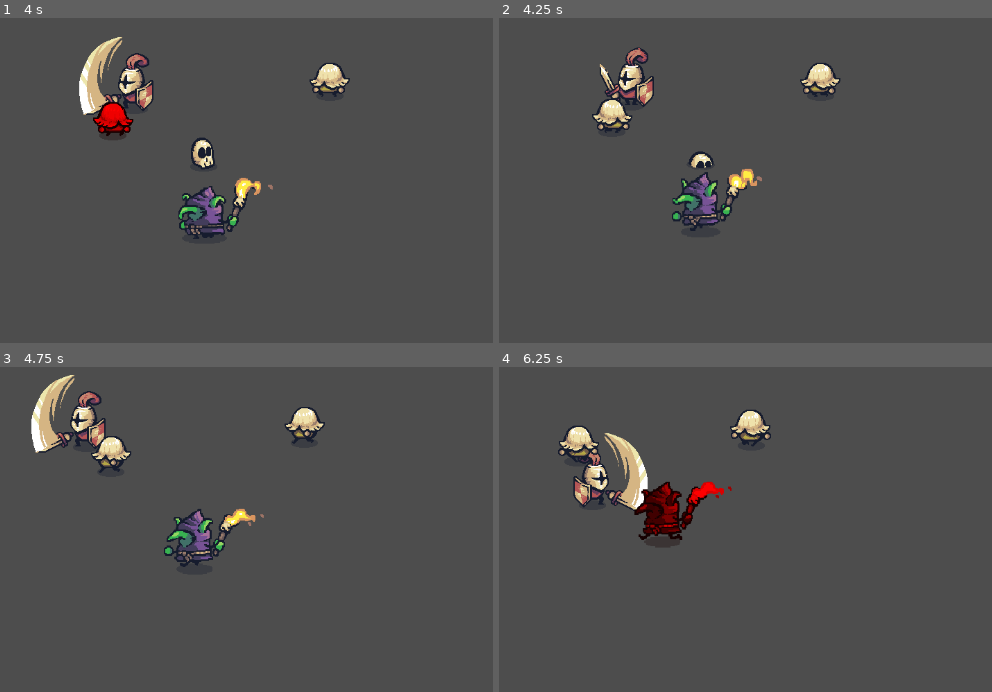
Above: before the commit, frames 1-4 (two rows, left to right).
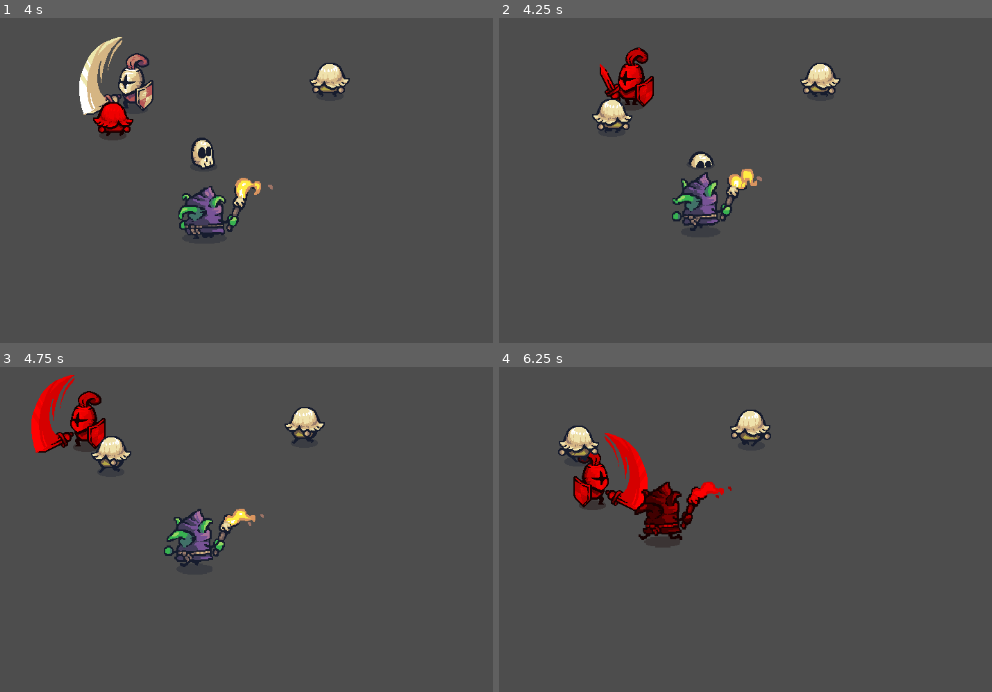
Above: after the commit, the same moments.

Repository: LostReny/DIO_TRILHA_GODOT
Game: Godot game, scene res://scenes/test_scene/testPlayer.tscn
The game is run twice, just before and just after one commit, with the same random seed, the same clock (stepped at 60 frames per second) and the same inputs. The project has no main scene, so this scene is started directly.
Inputs (mouse positions are in pixels of both pictures, inside the frame that each line leads up to):
- Up to frame 1 (4 s): move the mouse to (478, 193) at 0.52 s; hold D (move_right) 0.53-1.28 s; click (478, 193) at 0.6 s; move the mouse to (142, 235) at 1.27 s; hold S (move_down) 1.28-2.03 s; click (142, 235) at 1.35 s; move the mouse to (379, 115) at 2.02 s; hold D (move_right) 2.03-2.78 s; click (379, 115) at 2.1 s; move the mouse to (261, 304) at 2.77 s; hold W (move_up) 2.78-3.53 s; click (261, 304) at 2.85 s; move the mouse to (outside the picture) at 3.52 s; hold A (move_left) from 3.53 s (still down); click (outside the picture) at 3.6 s
- Up to frame 2 (4.25 s): keep holding A (move_left)
- Up to frame 3 (4.75 s): keep holding A (move_left); move the mouse to (59, 497) at 4.27 s; click (59, 497) at 4.35 s
- Up to frame 4 (6.25 s): move the mouse to (839, 562) at 5.02 s; release A (move_left) at 5.03 s; hold S (move_down) 5.03-5.78 s; click (839, 562) at 5.1 s; move the mouse to (681, 451) at 5.77 s; hold D (move_right) from 5.78 s (still down); click (681, 451) at 5.85 s

Frame 1 is identical in both runs. In frame 2, 1.1% of the frame differs, in the area x 20-32%, y 9-28%; in frame 3, 2.0%, in the area x 6-22%, y 2-27%; in frame 4, 1.8%.

Commit message:
Vida do jogador e regeneração de vida

Diff:
--- /dev/null
+++ b/Tiny_Swords/scenes/misc/bigSkull.tscn
@@ -0,0 +1,6 @@
+[gd_scene load_steps=2 format=3 uid="uid://dn14sbpy1wt0w"]
+
+[ext_resource type="PackedScene" uid="uid://b1utfimx2ubvk" path="res://scenes/misc/skull.tscn" id="1_6kmsx"]
+
+[node name="Skull" instance=ExtResource("1_6kmsx")]
+scale = Vector2(2, 2)
--- /dev/null
+++ b/Tiny_Swords/scenes/misc/meat.tscn
@@ -0,0 +1,81 @@
+[gd_scene load_steps=12 format=3 uid="uid://cmlvb866n4sl4"]
+
+[ext_resource type="Texture2D" uid="uid://lfvmlura3pwk" path="res://addons/assets/Tiny Swords/Resources/Resources/M_Spawn.png" id="1_t8n3e"]
+[ext_resource type="Script" path="res://scripts/behaviors/life_regenaration.gd" id="2_pvwn2"]
+
+[sub_resource type="AtlasTexture" id="AtlasTexture_rq8kg"]
+atlas = ExtResource("1_t8n3e")
+region = Rect2(0, 0, 128, 128)
+
+[sub_resource type="AtlasTexture" id="AtlasTexture_mlunl"]
+atlas = ExtResource("1_t8n3e")
+region = Rect2(128, 0, 128, 128)
+
+[sub_resource type="AtlasTexture" id="AtlasTexture_awfh5"]
+atlas = ExtResource("1_t8n3e")
+region = Rect2(256, 0, 128, 128)
+
+[sub_resource type="AtlasTexture" id="AtlasTexture_do3vm"]
+atlas = ExtResource("1_t8n3e")
+region = Rect2(384, 0, 128, 128)
+
+[sub_resource type="AtlasTexture" id="AtlasTexture_xbyo4"]
+atlas = ExtResource("1_t8n3e")
+region = Rect2(512, 0, 128, 128)
+
+[sub_resource type="AtlasTexture" id="AtlasTexture_6s00j"]
+atlas = ExtResource("1_t8n3e")
+region = Rect2(640, 0, 128, 128)
+
+[sub_resource type="AtlasTexture" id="AtlasTexture_gn0b1"]
+atlas = ExtResource("1_t8n3e")
+region = Rect2(768, 0, 128, 128)
+
+[sub_resource type="SpriteFrames" id="SpriteFrames_s5qa0"]
+animations = [{
+"frames": [{
+"duration": 1.0,
+"texture": SubResource("AtlasTexture_rq8kg")
+}, {
+"duration": 1.0,
+"texture": SubResource("AtlasTexture_mlunl")
+}, {
+"duration": 1.0,
+"texture": SubResource("AtlasTexture_awfh5")
+}, {
+"duration": 1.0,
+"texture": SubResource("AtlasTexture_do3vm")
+}, {
+"duration": 1.0,
+"texture": SubResource("AtlasTexture_xbyo4")
+}, {
+"duration": 1.0,
+"texture": SubResource("AtlasTexture_6s00j")
+}, {
+"duration": 1.0,
+"texture": SubResource("AtlasTexture_gn0b1")
+}],
+"loop": false,
+"name": &"default",
+"speed": 10.0
+}]
+
+[sub_resource type="CircleShape2D" id="CircleShape2D_a0ocr"]
+radius = 31.0161
+
+[node name="Meat" type="AnimatedSprite2D"]
+sprite_frames = SubResource("SpriteFrames_s5qa0")
+autoplay = "default"
+frame = 6
+frame_progress = 1.0
+offset = Vector2(0, -30)
+script = ExtResource("2_pvwn2")
+regeneration = 20
+
+[node name="Area2D" type="Area2D" parent="."]
+
+[node name="CollisionShape2D" type="CollisionShape2D" parent="Area2D"]
+position = Vector2(0, -17)
+shape = SubResource("CircleShape2D_a0ocr")
+
+[connection signal="body_entered" from="Area2D" to="." method="_on_area_2d_body_entered"]
--- a/Tiny_Swords/scenes/player.tscn
+++ b/Tiny_Swords/scenes/player.tscn
@@ -1,7 +1,8 @@
-[gd_scene load_steps=15 format=3 uid="uid://cisa5sj6f40v4"]
+[gd_scene load_steps=17 format=3 uid="uid://cisa5sj6f40v4"]
 
 [ext_resource type="Texture2D" uid="uid://cxafqc1p582d7" path="res://addons/assets/Tiny Swords/Factions/Knights/Troops/Warrior/Red/Warrior_Red.png" id="1_hi53c"]
 [ext_resource type="Script" path="res://scripts/player.gd" id="1_vhbty"]
+[ext_resource type="PackedScene" uid="uid://dn14sbpy1wt0w" path="res://scenes/misc/bigSkull.tscn" id="2_5d48i"]
 
 [sub_resource type="CapsuleShape2D" id="CapsuleShape2D_cvvu7"]
 radius = 17.0
@@ -253,8 +254,13 @@
 radius = 87.0
 height = 212.0
 
-[node name="Player" type="CharacterBody2D"]
+[sub_resource type="CircleShape2D" id="CircleShape2D_iuywj"]
+radius = 35.0143
+
+[node name="Player" type="CharacterBody2D" groups=["player"]]
 script = ExtResource("1_vhbty")
+life = 50
+death_prefab = ExtResource("2_5d48i")
 
 [node name="Sprite2D" type="Sprite2D" parent="."]
 position = Vector2(2, -1)
@@ -279,3 +285,9 @@
 scale = Vector2(1.4, 1.4)
 shape = SubResource("CapsuleShape2D_htpcp")
 debug_color = Color(0.792157, 0.407843, 0.356863, 0.0196078)
+
+[node name="HitboxArea" type="Area2D" parent="."]
+
+[node name="CollisionShape2D" type="CollisionShape2D" parent="HitboxArea"]
+shape = SubResource("CircleShape2D_iuywj")
+debug_color = Color(0.482353, 0.439216, 1, 0.176471)
--- /dev/null
+++ b/Tiny_Swords/scenes/test_scene/test_meat.tscn
@@ -0,0 +1,15 @@
+[gd_scene load_steps=3 format=3 uid="uid://c0retlcb448f4"]
+
+[ext_resource type="PackedScene" uid="uid://cisa5sj6f40v4" path="res://scenes/player.tscn" id="1_nd7if"]
+[ext_resource type="PackedScene" uid="uid://cmlvb866n4sl4" path="res://scenes/misc/meat.tscn" id="2_dcdr4"]
+
+[node name="TestMeat" type="Node2D"]
+
+[node name="Player" parent="." instance=ExtResource("1_nd7if")]
+position = Vector2(231, 144)
+
+[node name="Meat" parent="." instance=ExtResource("2_dcdr4")]
+position = Vector2(597, 211)
+
+[node name="Meat2" parent="." instance=ExtResource("2_dcdr4")]
+position = Vector2(883, 306)
--- /dev/null
+++ b/Tiny_Swords/scripts/behaviors/life_regenaration.gd
@@ -0,0 +1,21 @@
+extends Node2D
+
+@export var regeneration: int = 10
+
+@onready var area2D: Area2D = $Area2D
+
+
+func _ready():
+	area2D.body_entered.connect(_on_area_2d_body_entered)
+	pass
+
+
+func _on_area_2d_body_entered(body) -> void:
+
+	if body.is_in_group("player"):
+		var player: Player = body
+		player.heal(regeneration)
+		pass
+
+	queue_free()
+	pass # Replace with function body.
--- a/Tiny_Swords/scripts/player.gd
+++ b/Tiny_Swords/scripts/player.gd
@@ -1,5 +1,10 @@
+class_name Player
+
 extends CharacterBody2D
 
+@export var life: int = 100
+@export var max_life: int = 100
+@export var death_prefab: PackedScene
 @export var speed: float = 2.8
 @export_range(0,1) var my_lerp: float = 0.2
 @export var sword_damage: int = 2
@@ -7,12 +12,14 @@
 @onready var animationPlayer: AnimationPlayer = $AnimationPlayer
 @onready var sprite2D: Sprite2D = $Sprite2D
 @onready var sword_area: Area2D = $SwordArea
+@onready var hitbox_area: Area2D = $HitboxArea
 
 var inputV : Vector2 = Vector2(0,0)
 var isRunning: bool = false
 var wasRunning: bool = false
 var isAttacking : bool = false
 var attackCooldown : float = 0.0
+var hitboxxCooldown: float = 0.0
 
 
 func _process(delta):
@@ -29,6 +36,9 @@
 	#sistema de ataque
 	if Input.is_action_just_pressed("attack"):
 		attack()
+
+	#processar o dano
+	update_hitbox_detection(delta)
 
 	pass
 
@@ -122,7 +132,6 @@
 	pass
 
 func deal_damage_to_enemies():
-
 	#usa a area da espada para detectar o corpo físico
 	var bodies = sword_area.get_overlapping_bodies()
 	for body in bodies:
@@ -147,5 +156,61 @@
 
 		pass
 
-
-	pass
+	pass
+
+func update_hitbox_detection(delta):
+	#temporizador
+	hitboxxCooldown -= delta
+	if hitboxxCooldown > 0: return
+
+	#frequencia
+	hitboxxCooldown = 0.5
+
+	#detectar inimigos
+	var bodies = hitbox_area.get_overlapping_bodies()
+	for body in bodies:
+		if body.is_in_group("enemies"):
+			var enemy: Enemy = body
+			var damage_amount = 1
+			damage(damage_amount)
+		pass
+	pass
+
+#valor de dano para retirar da vida que temos
+func damage(amount: int) -> void:
+	if life <= 0: return
+	life -= amount
+	print("Player recebeu dano de: ", amount, " . A vida total é de: ", life)
+
+	#piscar inimigo
+	modulate = Color.RED
+	var tween = create_tween()
+	tween.set_ease(Tween.EASE_IN)
+	tween.set_trans(Tween.TRANS_QUINT)
+	tween.tween_property(self,"modulate", Color.WHITE, 0.3)
+
+	#processar morte
+	if life <= 0 :
+		die()
+
+	pass
+
+func die() -> void:
+	if death_prefab:
+		var death_object = death_prefab.instantiate()
+		get_parent().add_child(death_object)
+		death_object.position = position
+
+	print("player morreu")
+	queue_free()
+
+	pass
+
+func heal(amount: int):
+	life += amount
+	if life > max_life:
+		life = max_life
+		pass
+	print("cura de ", amount, "vida de ", life )
+	return life
+	pass
